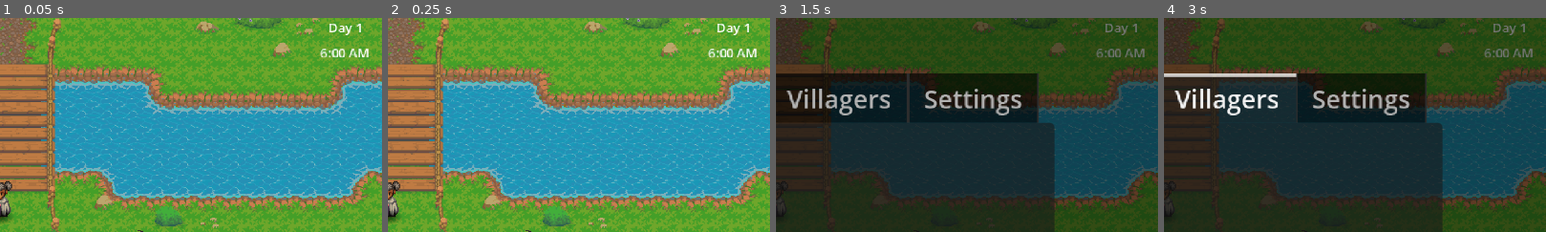
Above: before the commit, frames 1-4 (left to right).
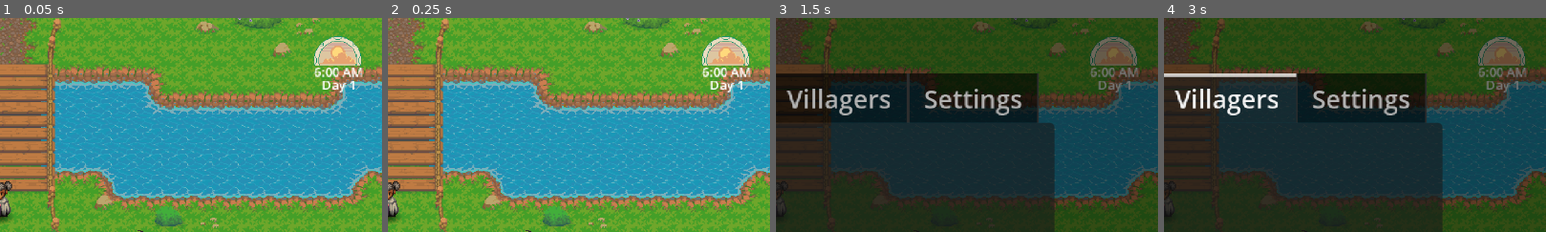
Above: after the commit, the same moments.

Repository: TheKangGaming/bloomblight
Game: Godot game, scene res://scenes/level/game.tscn
Two runs of this game, one before a commit and one after it. Both use one fixed random seed, a clock stepped at 60 frames per second and the inputs below.
Inputs (mouse positions are % of the whole screen's width and height, from its top left):
- Up to frame 1 (0.05 s): no input
- Up to frame 2 (0.25 s): no input
- Up to frame 3 (1.5 s): tap Enter (menu_toggle) at 0.5 s; move the mouse to (72, 45) at 0.52 s; hold D (right) 0.53-1.28 s; tap Space (action) at 0.6 s; click (72, 45) at 0.67 s; tap E (confirm) at 1.25 s; move the mouse to (30, 55) at 1.27 s; hold S (down) from 1.28 s (still down); click (30, 55) at 1.35 s
- Up to frame 4 (3 s): tap E (confirm) at 2 s; move the mouse to (60, 28) at 2.02 s; release S (down) at 2.03 s; hold D (right) 2.03-2.78 s; hold E (confirm) 2.03-2.78 s; move the mouse to (45, 70) at 2.77 s; hold 1 (tool_forward) from 2.78 s (still down); tap Shift (run) at 2.85 s; click (45, 70) at 2.92 s
The pictures show only the part of the screen within x 50-100%, y 0-50%; the shares and areas given below are measured in that part.

The runs differ from the first frame. In frame 1, 2.2% of the frame differs, in the area x 82-97%, y 2-35%; in frame 2, 2.2%; in frame 3, 2.0%; in frame 4, 2.0%.

Commit message:
Time UI!

Diff:
--- a/scenes/ui/day_time_hud.gd
+++ b/scenes/ui/day_time_hud.gd
@@ -1,45 +1,38 @@
 extends Control
-# scenes/ui/day_time_hud.gd
 
 @onready var day_label: Label = $VBoxContainer/DayLabel
 @onready var time_label: Label = $VBoxContainer/TimeLabel
+@onready var time_icon: AnimatedSprite2D = $TimeIcon # <--- NEW REFERENCE
 
-# We will grab this automatically when the scene loads!
 var day_timer: Timer
 
 func _ready() -> void:
-	# Try to find the DayTimer in the farm scene
 	var main_scene = get_tree().current_scene
 	if main_scene and main_scene.has_node("DayTimer"):
 		day_timer = main_scene.get_node("DayTimer")
 
 func _process(_delta: float) -> void:
-	# 1. Always keep the Day accurate
 	day_label.text = "Day " + str(Global.current_day)
 
-	# 2. Update the clock if the timer is ticking
 	if day_timer and not day_timer.is_stopped():
 		_update_clock()
 	elif Global.pending_day_transition:
 		time_label.text = "Midnight"
+		# Force the night animation while sleeping
+		if time_icon.animation != "night":
+			time_icon.play("night")
 
 func _update_clock() -> void:
-	# Assuming a work day starts at 6:00 AM and ends at 12:00 AM (18 hours)
 	var max_time = day_timer.wait_time
 	var time_left = day_timer.time_left
-
-	# Calculate how far into the day we are (0.0 to 1.0)
 	var progress = 1.0 - (time_left / max_time)
 
-	# 18 hours * 60 minutes = 1080 total minutes in a day
 	var total_minutes = 18 * 60
 	var passed_minutes = int(total_minutes * progress)
 
-	# Calculate standard Hours and Minutes
 	var hours = 6 + (passed_minutes / 60)
 	var minutes = passed_minutes % 60
 
-	# Format it to AM/PM beautifully
 	var am_pm = "AM"
 	if hours >= 12:
 		am_pm = "PM"
@@ -50,9 +43,25 @@
 	if display_hour == 0:
 		display_hour = 12
 
-	# Force minutes to have a leading zero (e.g., "05" instead of "5")
 	var min_str = str(minutes)
 	if minutes < 10:
 		min_str = "0" + min_str
 
 	time_label.text = str(display_hour) + ":" + min_str + " " + am_pm
+
+	# --- NEW ANIMATION LOGIC ---
+	var current_anim = "day"
+
+	if hours >= 6 and hours < 9:
+		current_anim = "dawn"   # 6:00 AM to 8:59 AM
+	elif hours >= 9 and hours < 13:
+		current_anim = "day"    # 9:00 AM to 12:59 PM
+	elif hours >= 13 and hours < 18:
+		current_anim = "noon"   # 1:00 PM to 5:59 PM
+	else:
+		current_anim = "night"  # 6:00 PM onwards
+
+	# Only call play() if the animation actually needs to change,
+	# otherwise it will restart the animation every single frame!
+	if time_icon.animation != current_anim:
+		time_icon.play(current_anim)
--- a/scenes/ui/day_time_hud.tscn
+++ b/scenes/ui/day_time_hud.tscn
@@ -1,6 +1,189 @@
 [gd_scene format=3 uid="uid://vf2y3h4ibrd"]
 
 [ext_resource type="Script" uid="uid://dpldeju6kawb2" path="res://scenes/ui/day_time_hud.gd" id="1_3icrl"]
+[ext_resource type="Texture2D" uid="uid://0x2j8vxwgafw" path="res://graphics/animations/1 Dawn/1.png" id="2_owtcy"]
+[ext_resource type="Texture2D" uid="uid://bv0aqayffhrtr" path="res://graphics/animations/1 Dawn/2.png" id="3_eduv7"]
+[ext_resource type="Texture2D" uid="uid://bgnucicqyr0as" path="res://graphics/animations/1 Dawn/3.png" id="4_1tixe"]
+[ext_resource type="Texture2D" uid="uid://dx6dvec2150ha" path="res://graphics/animations/1 Dawn/4.png" id="5_inpwp"]
+[ext_resource type="Texture2D" uid="uid://bcclhi8jgrcij" path="res://graphics/animations/1 Dawn/5.png" id="6_nxy76"]
+[ext_resource type="Texture2D" uid="uid://c23lvfpkvc4e3" path="res://graphics/animations/1 Dawn/6.png" id="7_7gd6b"]
+[ext_resource type="Texture2D" uid="uid://co4veocpietgx" path="res://graphics/animations/1 Dawn/7.png" id="8_q4glw"]
+[ext_resource type="Texture2D" uid="uid://blu35n50dus2e" path="res://graphics/animations/1 Dawn/8.png" id="9_yq55n"]
+[ext_resource type="Texture2D" uid="uid://cskka3jcwvko7" path="res://graphics/animations/1 Dawn/9.png" id="10_tymn7"]
+[ext_resource type="Texture2D" uid="uid://c5fmpki0bgnc1" path="res://graphics/animations/1 Dawn/10.png" id="11_6fr82"]
+[ext_resource type="Texture2D" uid="uid://dgm1utc56el6i" path="res://graphics/animations/2 Day/1.png" id="12_oxm42"]
+[ext_resource type="Texture2D" uid="uid://5p5wrch5n1h7" path="res://graphics/animations/2 Day/2.png" id="13_w2xm1"]
+[ext_resource type="Texture2D" uid="uid://cohqoy504mkvs" path="res://graphics/animations/2 Day/3.png" id="14_arp44"]
+[ext_resource type="Texture2D" uid="uid://d4mwtut3shjgi" path="res://graphics/animations/2 Day/4.png" id="15_lop5c"]
+[ext_resource type="Texture2D" uid="uid://cda75ytvkm6rb" path="res://graphics/animations/2 Day/5.png" id="16_k11de"]
+[ext_resource type="Texture2D" uid="uid://5ivs733jmgv" path="res://graphics/animations/2 Day/6.png" id="17_rlt7g"]
+[ext_resource type="Texture2D" uid="uid://qs5mmm0sovu5" path="res://graphics/animations/2 Day/7.png" id="18_s4ipd"]
+[ext_resource type="Texture2D" uid="uid://mbg1yos47d55" path="res://graphics/animations/2 Day/8.png" id="19_4y0xj"]
+[ext_resource type="Texture2D" uid="uid://csx8ip56fog00" path="res://graphics/animations/2 Day/9.png" id="20_uhx6u"]
+[ext_resource type="Texture2D" uid="uid://c5ttjx6pswci4" path="res://graphics/animations/2 Day/10.png" id="21_yf30r"]
+[ext_resource type="Texture2D" uid="uid://ctsexh6u8uu44" path="res://graphics/animations/4 Night/1.png" id="22_i5o3j"]
+[ext_resource type="Texture2D" uid="uid://ds2f7ohq6ji5g" path="res://graphics/animations/4 Night/2.png" id="23_7lwpi"]
+[ext_resource type="Texture2D" uid="uid://dkqlnws7wl7xb" path="res://graphics/animations/4 Night/3.png" id="24_4iadq"]
+[ext_resource type="Texture2D" uid="uid://c7nkfn38l5" path="res://graphics/animations/4 Night/4.png" id="25_if4mc"]
+[ext_resource type="Texture2D" uid="uid://biw4rd0iev33s" path="res://graphics/animations/4 Night/5.png" id="26_ivgke"]
+[ext_resource type="Texture2D" uid="uid://bn1uqwgewkop0" path="res://graphics/animations/4 Night/6.png" id="27_2cptd"]
+[ext_resource type="Texture2D" uid="uid://do813yjjt8hsv" path="res://graphics/animations/4 Night/7.png" id="28_24thw"]
+[ext_resource type="Texture2D" uid="uid://b0tur08datrjw" path="res://graphics/animations/4 Night/8.png" id="29_pwnrp"]
+[ext_resource type="Texture2D" uid="uid://d3bgyv6gm7fmm" path="res://graphics/animations/4 Night/9.png" id="30_vnjkb"]
+[ext_resource type="Texture2D" uid="uid://bgdgddtvk6x2r" path="res://graphics/animations/4 Night/10.png" id="31_nhs2u"]
+[ext_resource type="Texture2D" uid="uid://5dlcbx1o0o66" path="res://graphics/animations/3 Noon/1.png" id="32_jmuxl"]
+[ext_resource type="Texture2D" uid="uid://cqfjxxr10ra68" path="res://graphics/animations/3 Noon/2.png" id="33_u4jrp"]
+[ext_resource type="Texture2D" uid="uid://blolbehyo3cxj" path="res://graphics/animations/3 Noon/3.png" id="34_6584q"]
+[ext_resource type="Texture2D" uid="uid://8vsj0o7ctucb" path="res://graphics/animations/3 Noon/4.png" id="35_174re"]
+[ext_resource type="Texture2D" uid="uid://c5sgwrdjmmh0k" path="res://graphics/animations/3 Noon/5.png" id="36_dh2tc"]
+[ext_resource type="Texture2D" uid="uid://dn7phksg5eod8" path="res://graphics/animations/3 Noon/6.png" id="37_gtjw8"]
+[ext_resource type="Texture2D" uid="uid://ceyf3dd4v0x13" path="res://graphics/animations/3 Noon/7.png" id="38_8m5ly"]
+[ext_resource type="Texture2D" uid="uid://cnm1qbpujb6hv" path="res://graphics/animations/3 Noon/8.png" id="39_e67lx"]
+[ext_resource type="Texture2D" uid="uid://bhmbnseibeafc" path="res://graphics/animations/3 Noon/9.png" id="40_y1xdm"]
+[ext_resource type="Texture2D" uid="uid://ckkla8636fy6t" path="res://graphics/animations/3 Noon/10.png" id="41_22lha"]
+
+[sub_resource type="SpriteFrames" id="SpriteFrames_phbs8"]
+animations = [{
+"frames": [{
+"duration": 1.0,
+"texture": ExtResource("2_owtcy")
+}, {
+"duration": 1.0,
+"texture": ExtResource("3_eduv7")
+}, {
+"duration": 1.0,
+"texture": ExtResource("4_1tixe")
+}, {
+"duration": 1.0,
+"texture": ExtResource("5_inpwp")
+}, {
+"duration": 1.0,
+"texture": ExtResource("6_nxy76")
+}, {
+"duration": 1.0,
+"texture": ExtResource("7_7gd6b")
+}, {
+"duration": 1.0,
+"texture": ExtResource("8_q4glw")
+}, {
+"duration": 1.0,
+"texture": ExtResource("9_yq55n")
+}, {
+"duration": 1.0,
+"texture": ExtResource("10_tymn7")
+}, {
+"duration": 1.0,
+"texture": ExtResource("11_6fr82")
+}],
+"loop": true,
+"name": &"dawn",
+"speed": 10.0
+}, {
+"frames": [{
+"duration": 1.0,
+"texture": ExtResource("12_oxm42")
+}, {
+"duration": 1.0,
+"texture": ExtResource("13_w2xm1")
+}, {
+"duration": 1.0,
+"texture": ExtResource("14_arp44")
+}, {
+"duration": 1.0,
+"texture": ExtResource("15_lop5c")
+}, {
+"duration": 1.0,
+"texture": ExtResource("16_k11de")
+}, {
+"duration": 1.0,
+"texture": ExtResource("17_rlt7g")
+}, {
+"duration": 1.0,
+"texture": ExtResource("18_s4ipd")
+}, {
+"duration": 1.0,
+"texture": ExtResource("19_4y0xj")
+}, {
+"duration": 1.0,
+"texture": ExtResource("20_uhx6u")
+}, {
+"duration": 1.0,
+"texture": ExtResource("21_yf30r")
+}],
+"loop": true,
+"name": &"day",
+"speed": 10.0
+}, {
+"frames": [{
+"duration": 1.0,
+"texture": ExtResource("22_i5o3j")
+}, {
+"duration": 1.0,
+"texture": ExtResource("23_7lwpi")
+}, {
+"duration": 1.0,
+"texture": ExtResource("24_4iadq")
+}, {
+"duration": 1.0,
+"texture": ExtResource("25_if4mc")
+}, {
+"duration": 1.0,
+"texture": ExtResource("26_ivgke")
+}, {
+"duration": 1.0,
+"texture": ExtResource("27_2cptd")
+}, {
+"duration": 1.0,
+"texture": ExtResource("28_24thw")
+}, {
+"duration": 1.0,
+"texture": ExtResource("29_pwnrp")
+}, {
+"duration": 1.0,
+"texture": ExtResource("30_vnjkb")
+}, {
+"duration": 1.0,
+"texture": ExtResource("31_nhs2u")
+}],
+"loop": true,
+"name": &"night",
+"speed": 10.0
+}, {
+"frames": [{
+"duration": 1.0,
+"texture": ExtResource("32_jmuxl")
+}, {
+"duration": 1.0,
+"texture": ExtResource("33_u4jrp")
+}, {
+"duration": 1.0,
+"texture": ExtResource("34_6584q")
+}, {
+"duration": 1.0,
+"texture": ExtResource("35_174re")
+}, {
+"duration": 1.0,
+"texture": ExtResource("36_dh2tc")
+}, {
+"duration": 1.0,
+"texture": ExtResource("37_gtjw8")
+}, {
+"duration": 1.0,
+"texture": ExtResource("38_8m5ly")
+}, {
+"duration": 1.0,
+"texture": ExtResource("39_e67lx")
+}, {
+"duration": 1.0,
+"texture": ExtResource("40_y1xdm")
+}, {
+"duration": 1.0,
+"texture": ExtResource("41_22lha")
+}],
+"loop": true,
+"name": &"noon",
+"speed": 10.0
+}]
 
 [node name="DayTimeHUD" type="Control" unique_id=1114614844]
 layout_mode = 3
@@ -8,7 +191,7 @@
 anchor_left = 1.0
 anchor_right = 1.0
 offset_left = -120.0
-offset_bottom = 60.0
+offset_bottom = 101.0
 grow_horizontal = 0
 script = ExtResource("1_3icrl")
 
@@ -22,9 +205,18 @@
 anchors_preset = 1
 anchor_left = 1.0
 anchor_right = 1.0
-offset_left = -46.0
-offset_bottom = 40.0
+offset_left = -50.0
+offset_top = 28.0
+offset_right = -4.0
+offset_bottom = 68.0
 grow_horizontal = 0
+theme_override_constants/separation = -4
+
+[node name="TimeLabel" type="Label" parent="VBoxContainer" unique_id=1159419522]
+layout_mode = 2
+theme_override_font_sizes/font_size = 8
+text = "6:00 AM"
+horizontal_alignment = 1
 
 [node name="DayLabel" type="Label" parent="VBoxContainer" unique_id=1388749463]
 layout_mode = 2
@@ -33,8 +225,9 @@
 text = "Day 1"
 horizontal_alignment = 1
 
-[node name="TimeLabel" type="Label" parent="VBoxContainer" unique_id=1159419522]
-layout_mode = 2
-theme_override_font_sizes/font_size = 8
-text = "6:00 AM"
-horizontal_alignment = 1
+[node name="TimeIcon" type="AnimatedSprite2D" parent="." unique_id=431973782]
+position = Vector2(92, 26)
+scale = Vector2(0.4, 0.4)
+sprite_frames = SubResource("SpriteFrames_phbs8")
+animation = &"noon"
+autoplay = "dawn"
Binary file added: graphics/animations/1 Dawn/1.png
Not shown, added: graphics/animations/1 Dawn/1.png.import
Binary file added: graphics/animations/1 Dawn/10.png
Not shown, added: graphics/animations/1 Dawn/10.png.import
Binary file added: graphics/animations/1 Dawn/2.png
Not shown, added: graphics/animations/1 Dawn/2.png.import
Binary file added: graphics/animations/1 Dawn/3.png
Not shown, added: graphics/animations/1 Dawn/3.png.import
Binary file added: graphics/animations/1 Dawn/4.png
Not shown, added: graphics/animations/1 Dawn/4.png.import
Binary file added: graphics/animations/1 Dawn/5.png
Not shown, added: graphics/animations/1 Dawn/5.png.import
(and 108 more such lines)
